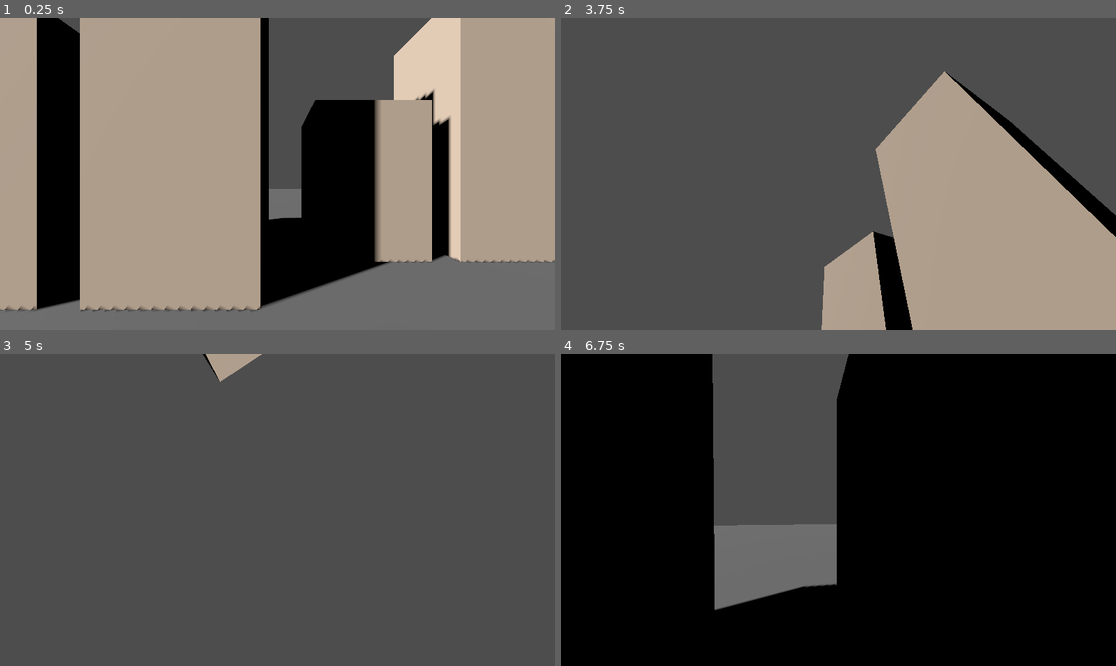
Above: before the commit, frames 1-4 (two rows, left to right).
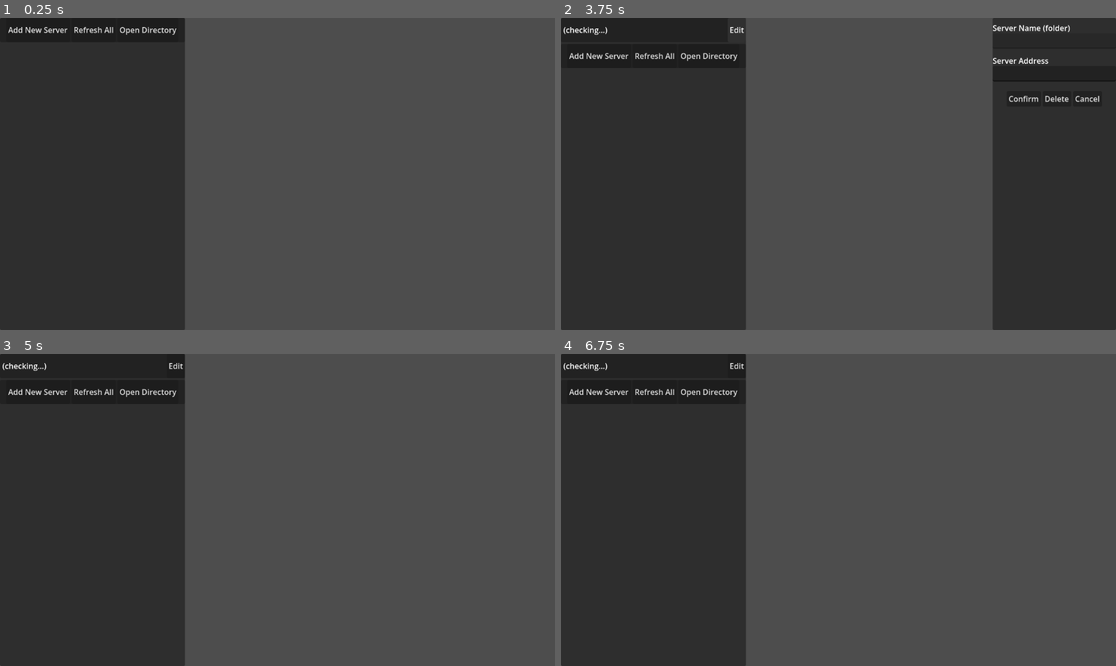
Above: after the commit, the same moments.

Repository: lezzlebit/Scribble-Grounds
Game: Godot game, scene res://scenes/title/title.tscn
Same seed, same stepped clock (60 frames per second), same inputs: the game is played once before the commit and once after it. Before the commit the project starts from res://scenes/prototype_0/prototype_0.tscn.
Inputs (mouse positions are in pixels of both pictures, inside the frame that each line leads up to):
- Up to frame 1 (0.25 s): no input
- Up to frame 2 (3.75 s): click (599, 30) at 0.5 s, where only the run after the commit has a clickable "Add New Server"; click (655, 30) at 1.25 s, where only the run after the commit has a clickable "Refresh All"; click (710, 30) at 2 s, where only the run after the commit has a clickable "Open Directory"; click (1038, 99) at 2.75 s, where only the run after the commit has a clickable "Create"; click (738, 30) at 3.5 s, where only the run after the commit has a clickable "Edit"
- Up to frame 3 (5 s): click (527, 435) at 4.25 s, where only the run after the commit has a clickable "Cancel"
- Up to frame 4 (6.75 s): tap Enter at 5 s; move the mouse to (866, 510) at 5.02 s; hold Middle mouse button (pan_mouse) 5.03-5.78 s; hold W (move_forward) from 5.03 s (still down); tap Space (jump) at 5.27, 6.02 s; move the mouse to (810, 510) at 5.77 s; click (810, 510) at 5.85 s; move the mouse to (849, 503) at 6.52 s; tap Y (redo) at 6.6 s

The runs differ from the first frame. In frame 1, 91% of the frame differs, in the area x 0-100%, y 0-100%; in frame 2, 73%; in frame 3, 34%; in frame 4, 91%.

Commit message:
webserver fix HOPEfully

Diff:
--- a/Prototype/Game/GraffitiWorld-Prototype-1/graffiti-world-prototype-1/project.godot
+++ b/Prototype/Game/GraffitiWorld-Prototype-1/graffiti-world-prototype-1/project.godot
@@ -11,7 +11,7 @@
 [application]
 
 config/name="Graffiti World Prototype 1"
-run/main_scene="uid://devhs1ubfdtuc"
+run/main_scene="uid://bd7q164qfy36s"
 config/features=PackedStringArray("4.7", "Forward Plus")
 config/icon="res://icon.svg"
 
--- /dev/null
+++ b/Prototype/Game/GraffitiWorld-Prototype-1/graffiti-world-prototype-1/scenes/title/elements/input_line.tscn
@@ -0,0 +1,33 @@
+[gd_scene format=3 uid="uid://dy3e5aqx816tb"]
+
+[ext_resource type="Script" uid="uid://cw37ug4o12bhi" path="res://scripts/Title/InputLine.gd" id="1_vtkwm"]
+
+[node name="Input" type="Control" unique_id=1319260046 node_paths=PackedStringArray("label", "text_input")]
+custom_minimum_size = Vector2(0, 64)
+layout_mode = 3
+anchors_preset = 0
+script = ExtResource("1_vtkwm")
+label = NodePath("Label")
+text_input = NodePath("LineEdit")
+metadata/_custom_type_script = "uid://cw37ug4o12bhi"
+
+[node name="LineEdit" type="LineEdit" parent="." unique_id=1004302945]
+custom_minimum_size = Vector2(0, 32)
+layout_mode = 1
+anchors_preset = 12
+anchor_top = 1.0
+anchor_right = 1.0
+anchor_bottom = 1.0
+offset_top = -31.0
+grow_horizontal = 2
+grow_vertical = 0
+
+[node name="Label" type="Label" parent="." unique_id=1416973924]
+custom_minimum_size = Vector2(0, 32)
+layout_mode = 1
+anchors_preset = 10
+anchor_right = 1.0
+offset_bottom = 23.0
+grow_horizontal = 2
+text = "server address"
+vertical_alignment = 2
--- /dev/null
+++ b/Prototype/Game/GraffitiWorld-Prototype-1/graffiti-world-prototype-1/scenes/title/elements/server_button.tscn
@@ -0,0 +1,64 @@
+[gd_scene format=3 uid="uid://cwjseksrvlt6"]
+
+[ext_resource type="Script" uid="uid://doeme1xc3awes" path="res://scripts/Title/ServerButton.gd" id="1_w7by7"]
+
+[node name="Server Button" type="Control" unique_id=1151335501 node_paths=PackedStringArray("server_name_label", "server_status_label", "edit_button", "connect_button", "requester")]
+custom_minimum_size = Vector2(200, 50)
+layout_mode = 3
+anchors_preset = 0
+script = ExtResource("1_w7by7")
+server_name_label = NodePath("Panel/HBoxContainer2/Title")
+server_status_label = NodePath("Panel/HBoxContainer2/Status")
+edit_button = NodePath("Panel/HBoxContainer/Edit Button")
+connect_button = NodePath("Panel/HBoxContainer/Connect Button")
+requester = NodePath("HTTPRequest")
+metadata/_custom_type_script = "uid://doeme1xc3awes"
+
+[node name="Panel" type="Panel" parent="." unique_id=904294646]
+layout_mode = 1
+anchors_preset = 15
+anchor_right = 1.0
+anchor_bottom = 1.0
+grow_horizontal = 2
+grow_vertical = 2
+
+[node name="HBoxContainer2" type="HBoxContainer" parent="Panel" unique_id=14986825]
+layout_mode = 1
+anchors_preset = 15
+anchor_right = 1.0
+anchor_bottom = 1.0
+grow_horizontal = 2
+grow_vertical = 2
+
+[node name="Title" type="Label" parent="Panel/HBoxContainer2" unique_id=810121201]
+layout_mode = 2
+text = "Hello!"
+vertical_alignment = 1
+
+[node name="Status" type="Label" parent="Panel/HBoxContainer2" unique_id=1153751319]
+layout_mode = 2
+text = "(offline)"
+vertical_alignment = 1
+
+[node name="HBoxContainer" type="HBoxContainer" parent="Panel" unique_id=454785568]
+layout_mode = 1
+anchors_preset = 15
+anchor_right = 1.0
+anchor_bottom = 1.0
+grow_horizontal = 2
+grow_vertical = 2
+alignment = 2
+
+[node name="Edit Button" type="Button" parent="Panel/HBoxContainer" unique_id=1681973622]
+layout_mode = 2
+text = "Edit"
+
+[node name="Connect Button" type="Button" parent="Panel/HBoxContainer" unique_id=1376297296]
+layout_mode = 2
+text = "Connect"
+
+[node name="HTTPRequest" type="HTTPRequest" parent="." unique_id=1091472796]
+timeout = 5.0
+
+[connection signal="pressed" from="Panel/HBoxContainer/Edit Button" to="." method="edit_this_server"]
+[connection signal="pressed" from="Panel/HBoxContainer/Connect Button" to="." method="connect_to_this_server"]
--- /dev/null
+++ b/Prototype/Game/GraffitiWorld-Prototype-1/graffiti-world-prototype-1/scenes/title/title.tscn
@@ -0,0 +1,133 @@
+[gd_scene format=3 uid="uid://bd7q164qfy36s"]
+
+[ext_resource type="PackedScene" uid="uid://cwjseksrvlt6" path="res://scenes/title/elements/server_button.tscn" id="1_ds13r"]
+[ext_resource type="PackedScene" uid="uid://dy3e5aqx816tb" path="res://scenes/title/elements/input_line.tscn" id="1_gl121"]
+[ext_resource type="Script" uid="uid://pw8sxnlx1gjq" path="res://scripts/Title/TitleServerManager.gd" id="2_ds13r"]
+[ext_resource type="PackedScene" uid="uid://devhs1ubfdtuc" path="res://scenes/prototype_0/prototype_0.tscn" id="4_7hvf5"]
+
+[node name="Title" type="Control" unique_id=15814928]
+layout_mode = 3
+anchors_preset = 15
+anchor_right = 1.0
+anchor_bottom = 1.0
+grow_horizontal = 2
+grow_vertical = 2
+
+[node name="PanelContainer" type="PanelContainer" parent="." unique_id=989683783]
+custom_minimum_size = Vector2(384, 0)
+layout_mode = 1
+anchors_preset = 9
+anchor_bottom = 1.0
+grow_vertical = 2
+
+[node name="VBoxContainer" type="VBoxContainer" parent="PanelContainer" unique_id=217783798]
+layout_mode = 2
+
+[node name="Server Button" type="Control" parent="PanelContainer/VBoxContainer" unique_id=1279676831]
+custom_minimum_size = Vector2(200, 50)
+layout_mode = 2
+
+[node name="Panel" type="Panel" parent="PanelContainer/VBoxContainer/Server Button" unique_id=904294646]
+layout_mode = 1
+anchors_preset = 15
+anchor_right = 1.0
+anchor_bottom = 1.0
+grow_horizontal = 2
+grow_vertical = 2
+
+[node name="HBoxContainer" type="HBoxContainer" parent="PanelContainer/VBoxContainer/Server Button/Panel" unique_id=454785568]
+layout_mode = 1
+anchors_preset = 15
+anchor_right = 1.0
+anchor_bottom = 1.0
+grow_horizontal = 2
+grow_vertical = 2
+alignment = 1
+
+[node name="Add Server" type="Button" parent="PanelContainer/VBoxContainer/Server Button/Panel/HBoxContainer" unique_id=1376297296]
+layout_mode = 2
+text = "Add New Server"
+
+[node name="Refresh" type="Button" parent="PanelContainer/VBoxContainer/Server Button/Panel/HBoxContainer" unique_id=1805540089]
+layout_mode = 2
+text = "Refresh All"
+
+[node name="Directory" type="Button" parent="PanelContainer/VBoxContainer/Server Button/Panel/HBoxContainer" unique_id=358865333]
+layout_mode = 2
+text = "Open Directory"
+
+[node name="Edit" type="PanelContainer" parent="." unique_id=934110546]
+custom_minimum_size = Vector2(256, 0)
+layout_mode = 1
+anchors_preset = 11
+anchor_left = 1.0
+anchor_right = 1.0
+anchor_bottom = 1.0
+grow_horizontal = 0
+grow_vertical = 2
+
+[node name="VBoxContainer" type="VBoxContainer" parent="Edit" unique_id=873618233]
+layout_mode = 2
+
+[node name="Folder" parent="Edit/VBoxContainer" unique_id=1650912141 instance=ExtResource("1_gl121")]
+layout_mode = 2
+label_text = "Server Name (folder)"
+edit_value = "folder"
+
+[node name="Address" parent="Edit/VBoxContainer" unique_id=1319260046 instance=ExtResource("1_gl121")]
+layout_mode = 2
+label_text = "Server Address"
+edit_value = "address"
+
+[node name="Control" type="Control" parent="Edit/VBoxContainer" unique_id=1274782295]
+custom_minimum_size = Vector2(0, 64)
+layout_mode = 2
+
+[node name="HBoxContainer" type="HBoxContainer" parent="Edit/VBoxContainer/Control" unique_id=259704879]
+custom_minimum_size = Vector2(0, 32)
+layout_mode = 1
+anchors_preset = 14
+anchor_top = 0.5
+anchor_right = 1.0
+anchor_bottom = 0.5
+offset_top = -15.5
+offset_bottom = 15.5
+grow_horizontal = 2
+grow_vertical = 2
+alignment = 1
+
+[node name="Create" type="Button" parent="Edit/VBoxContainer/Control/HBoxContainer" unique_id=2039508755]
+layout_mode = 2
+text = "Create"
+
+[node name="Edit" type="Button" parent="Edit/VBoxContainer/Control/HBoxContainer" unique_id=1382692949]
+layout_mode = 2
+text = "Confirm"
+
+[node name="Delete" type="Button" parent="Edit/VBoxContainer/Control/HBoxContainer" unique_id=436281677]
+layout_mode = 2
+text = "Delete"
+
+[node name="Cancel" type="Button" parent="Edit/VBoxContainer/Control/HBoxContainer" unique_id=961815581]
+layout_mode = 2
+text = "Cancel"
+
+[node name="Server Manager" type="Node" parent="." unique_id=919283246 node_paths=PackedStringArray("button_parent", "editor_parent", "address_setter", "folder_setter", "create_server_button", "edit_server_button", "delete_server_button")]
+script = ExtResource("2_ds13r")
+server_button = ExtResource("1_ds13r")
+main_game = ExtResource("4_7hvf5")
+button_parent = NodePath("../PanelContainer/VBoxContainer")
+editor_parent = NodePath("../Edit")
+address_setter = NodePath("../Edit/VBoxContainer/Address")
+folder_setter = NodePath("../Edit/VBoxContainer/Folder")
+create_server_button = NodePath("../Edit/VBoxContainer/Control/HBoxContainer/Create")
+edit_server_button = NodePath("../Edit/VBoxContainer/Control/HBoxContainer/Edit")
+delete_server_button = NodePath("../Edit/VBoxContainer/Control/HBoxContainer/Delete")
+
+[connection signal="pressed" from="PanelContainer/VBoxContainer/Server Button/Panel/HBoxContainer/Add Server" to="Server Manager" method="start_create_server"]
+[connection signal="pressed" from="PanelContainer/VBoxContainer/Server Button/Panel/HBoxContainer/Refresh" to="Server Manager" method="refresh"]
+[connection signal="pressed" from="PanelContainer/VBoxContainer/Server Button/Panel/HBoxContainer/Directory" to="Server Manager" method="open_path"]
+[connection signal="pressed" from="Edit/VBoxContainer/Control/HBoxContainer/Create" to="Server Manager" method="create_server"]
+[connection signal="pressed" from="Edit/VBoxContainer/Control/HBoxContainer/Edit" to="Server Manager" method="create_server"]
+[connection signal="pressed" from="Edit/VBoxContainer/Control/HBoxContainer/Delete" to="Server Manager" method="delete_server"]
+[connection signal="pressed" from="Edit/VBoxContainer/Control/HBoxContainer/Cancel" to="Server Manager" method="close_editor"]
--- a/Prototype/Game/GraffitiWorld-Prototype-1/graffiti-world-prototype-1/scripts/Global/GlobalNetworkValues.gd
+++ b/Prototype/Game/GraffitiWorld-Prototype-1/graffiti-world-prototype-1/scripts/Global/GlobalNetworkValues.gd
@@ -3,7 +3,9 @@
 
 var username: String = "IdiotMan"
 
-var save_directory: String = "user://save/"
+var game_directory: String = "user://game/"
+var server_directory: String = "user://game/servers/"
+var save_directory: String = "user://game/saves/"
 var save_folder: String = ""
 var changelog_filename: String = "changelog_latest.txt"
 
--- a/Prototype/Game/GraffitiWorld-Prototype-1/graffiti-world-prototype-1/scripts/Network/NetworkHandler.gd
+++ b/Prototype/Game/GraffitiWorld-Prototype-1/graffiti-world-prototype-1/scripts/Network/NetworkHandler.gd
@@ -43,6 +43,7 @@
 	add_child(request)
 	request.network_handler = self
 	request.request_completed.connect(request._http_request_completed)
+
 	request.request_raw(network_address, headers, method, body)
 
 
@@ -85,7 +86,7 @@
 		current_images = text_list_to_dictionary(read.get_as_text())
 
 
-	var body = "".to_ascii_buffer()
+	var body = "retrieve_drawings_list".to_ascii_buffer()
 
 	create_request([], HTTPClient.METHOD_GET, body)
 
@@ -185,7 +186,7 @@
 	img.load(directory + filename)
 	var body: PackedByteArray = img.save_png_to_buffer()
 
-	var headers = ["Content-type: image/png","Content-name: " + filename]
+	var headers = ["Content-type: image/png","Content-name: " + filename, "Content-length: " + str(len(body))]
 
 	create_request(headers, HTTPClient.METHOD_POST, body)
 
--- /dev/null
+++ b/Prototype/Game/GraffitiWorld-Prototype-1/graffiti-world-prototype-1/scripts/Title/InputLine.gd
@@ -0,0 +1,22 @@
+extends Control
+
+class_name TitleInputLine
+
+@export var label_text: String
+@export var edit_value: String
+@export var label: Label
+@export var text_input: LineEdit
+
+var text: String:
+	get:
+		return text_input.text
+	set(value):
+		text_input.text = value
+
+func _ready() -> void:
+	label.text = label_text
+	pass # Replace with function body.
+
+# Called every frame. 'delta' is the elapsed time since the previous frame.
+func _process(delta: float) -> void:
+	pass
--- /dev/null
+++ b/Prototype/Game/GraffitiWorld-Prototype-1/graffiti-world-prototype-1/scripts/Title/ServerButton.gd
@@ -0,0 +1,65 @@
+extends Control
+
+class_name ServerButton
+
+@export var server_name_label: Label
+@export var server_status_label: Label
+@export var edit_button: Button
+@export var connect_button: Button
+
+@export var requester: HTTPRequest
+
+var manager: TitleServerManager
+var server_folder: String = ""
+var server_network_address: String = ""
+
+func connect_to_this_server():
+	manager.connect_to_server(self)
+
+func edit_this_server():
+	manager.start_edit_server(self)
+
+func create_button(given_folder: String, given_address: String):
+
+	connect_button.process_mode = Node.PROCESS_MODE_DISABLED
+	connect_button.visible = false
+	server_status_label.text = "(checking...)"
+
+	server_folder = given_folder
+	server_name_label.text = given_folder
+	server_network_address = given_address
+	requester.request_completed.connect(_http_request_completed)
+	var body = "ping_graffiti_server".to_ascii_buffer()
+	requester.request_raw("http://" + server_network_address, [], HTTPClient.METHOD_GET, body)
+
+func set_online(is_online: bool):
+	if is_online:
+		connect_button.process_mode = Node.PROCESS_MODE_INHERIT
+		connect_button.visible = true
+		server_status_label.text = "(response recieved!)"
+
+	if !is_online:
+		connect_button.process_mode = Node.PROCESS_MODE_DISABLED
+		connect_button.visible = false
+		server_status_label.text = "(no response)"
+
+
+func _http_request_completed(result, response_code, headers, body):
+	var content: String = body.get_string_from_ascii()
+	if response_code == 200:
+		if content == "graffiti_server_online":
+			set_online(true)
+		else:
+			server_status_label.text = "(incompatible server)"
+	elif response_code == 0:
+		set_online(false)
+	else:
+		server_status_label.text = "(unusual response code)"
+
+
+	pass
+
+func _process(delta: float) -> void:
+
+
+	pass
--- /dev/null
+++ b/Prototype/Game/GraffitiWorld-Prototype-1/graffiti-world-prototype-1/scripts/Title/TitleServerManager.gd
@@ -0,0 +1,159 @@
+extends Node
+
+class_name TitleServerManager
+
+
+@export_subgroup("References")
+@export var server_button: PackedScene
+@export var main_game: PackedScene
+@export var button_parent: Control
+
+@export_subgroup("Editor")
+@export var editor_parent: Control
+@export var address_setter: TitleInputLine
+@export var folder_setter: TitleInputLine
+@export var create_server_button: Button
+@export var edit_server_button: Button
+@export var delete_server_button: Button
+
+var server_path: String = GlobalNetworkValues.server_directory
+var file_extension: String = ".txt"
+
+var created_instances: Array[ServerButton]
+
+func _ready() -> void:
+	DirAccess.make_dir_absolute(GlobalNetworkValues.game_directory)
+	DirAccess.make_dir_absolute(server_path)
+	refresh()
+	close_editor()
+
+func open_path():
+	OS.shell_open( ProjectSettings.globalize_path(GlobalNetworkValues.game_directory) )
+
+func connect_to_server(button: ServerButton):
+	GlobalNetworkValues.network_address = "http://" + button.server_network_address
+	GlobalNetworkValues.save_folder = button.server_folder + "/"
+	DirAccess.make_dir_absolute(GlobalNetworkValues.save_directory)
+	DirAccess.make_dir_absolute(GlobalNetworkValues.save_directory + GlobalNetworkValues.save_folder)
+	get_tree().change_scene_to_packed(main_game)
+
+func set_editor_enabled(is_enabled: bool):
+	editor_parent.visible = is_enabled
+	if is_enabled: editor_parent.process_mode = Node.PROCESS_MODE_INHERIT
+	if !is_enabled: editor_parent.process_mode = Node.PROCESS_MODE_DISABLED
+
+func close_editor():
+	set_editor_enabled(false)
+
+func start_edit_server(button: ServerButton):
+	set_editor_enabled(true)
+	address_setter.text = button.server_network_address
+	folder_setter.text = button.server_folder
+	address_setter.visible = true
+	folder_setter.visible = true
+	folder_setter.text_input.editable = false
+	create_server_button.visible = false
+	edit_server_button.visible = true
+	delete_server_button.visible = true
+	pass
+
+func start_create_server():
+	set_editor_enabled(true)
+	address_setter.text = ""
+	folder_setter.text = ""
+	address_setter.visible = true
+	folder_setter.visible = true
+	folder_setter.text_input.editable = true
+	create_server_button.visible = true
+	edit_server_button.visible = false
+	delete_server_button.visible = false
+	pass
+
+func delete_server():
+
+	var folder_name = folder_setter.text
+	var path = text_file_path(folder_name)
+
+	print(path)
+	if FileAccess.file_exists(path):
+		print("yep")
+		DirAccess.remove_absolute(path)
+		erase_server_object(folder_name)
+		close_editor()
+
+
+func erase_server_object(server_name):
+	for i in created_instances:
+			if i.server_folder == server_name:
+				i.queue_free()
+				created_instances.erase(i)
+
+func text_file_path(file_name):
+	return server_path + file_name + file_extension
+
+func create_server():
+
+	var new_dictionary: Dictionary[String, String]
+	new_dictionary["folder"] = folder_setter.text
+	new_dictionary["address"] = address_setter.text
+	var text_to_write: String = dictionary_to_text(new_dictionary)
+
+	var path = text_file_path(new_dictionary["folder"])
+	if FileAccess.file_exists(path):
+		erase_server_object(new_dictionary["folder"])
+	var w = FileAccess.open(path, FileAccess.WRITE)
+	w.store_string(text_to_write)
+	create_server_from_dict(new_dictionary)
+	close_editor()
+
+
+
+func refresh():
+
+	for i in created_instances:
+		i.queue_free()
+
+	created_instances.clear()
+
+
+	var dir = DirAccess.open(server_path)
+
+	for i: String in dir.get_files():
+		if i.find(".txt"):
+			var read_text = FileAccess.open(server_path + i, FileAccess.READ).get_as_text()
+			var server_info = text_list_to_dictionary(read_text)
+			create_server_from_dict(server_info)
+
+
+
+func create_server_from_dict(server_info: Dictionary[String, String]):
+	var server_button_instance: ServerButton = server_button.instantiate()
+	button_parent.add_child(server_button_instance)
+	button_parent.move_child(server_button_instance, 0)
+	server_button_instance.create_button(server_info["folder"], server_info["address"])
+
+	server_button_instance.manager = self
+	created_instances.append(server_button_instance)
+
+func dictionary_to_text(in_dict: Dictionary[String, String]):
+	var text_return = ""
+	for i in in_dict:
+		text_return += i + "=" + in_dict[i] + "\n"
+	return text_return
+
+func text_list_to_dictionary(text: String):
+	var all_text = text.split("\n")
+	var return_list: Dictionary[String, String]
+	for i in all_text:
+		var pair = i.replace("\n", "").split("=")
+		if (pair.size() > 1):
+			return_list[pair[0]] = pair[1].replace("\r","")
+	return return_list
+
+
+func _on_button_pressed() -> void:
+	pass # Replace with function body.
+
+
+func _on_connect_button_pressed() -> void:
+	pass # Replace with function body.
Not shown, added: Prototype/Game/GraffitiWorld-Prototype-1/graffiti-world-prototype-1/scripts/Title/InputLine.gd.uid
Not shown, added: Prototype/Game/GraffitiWorld-Prototype-1/graffiti-world-prototype-1/scripts/Title/ServerButton.gd.uid
Not shown, added: Prototype/Game/GraffitiWorld-Prototype-1/graffiti-world-prototype-1/scripts/Title/TitleServerManager.gd.uid
